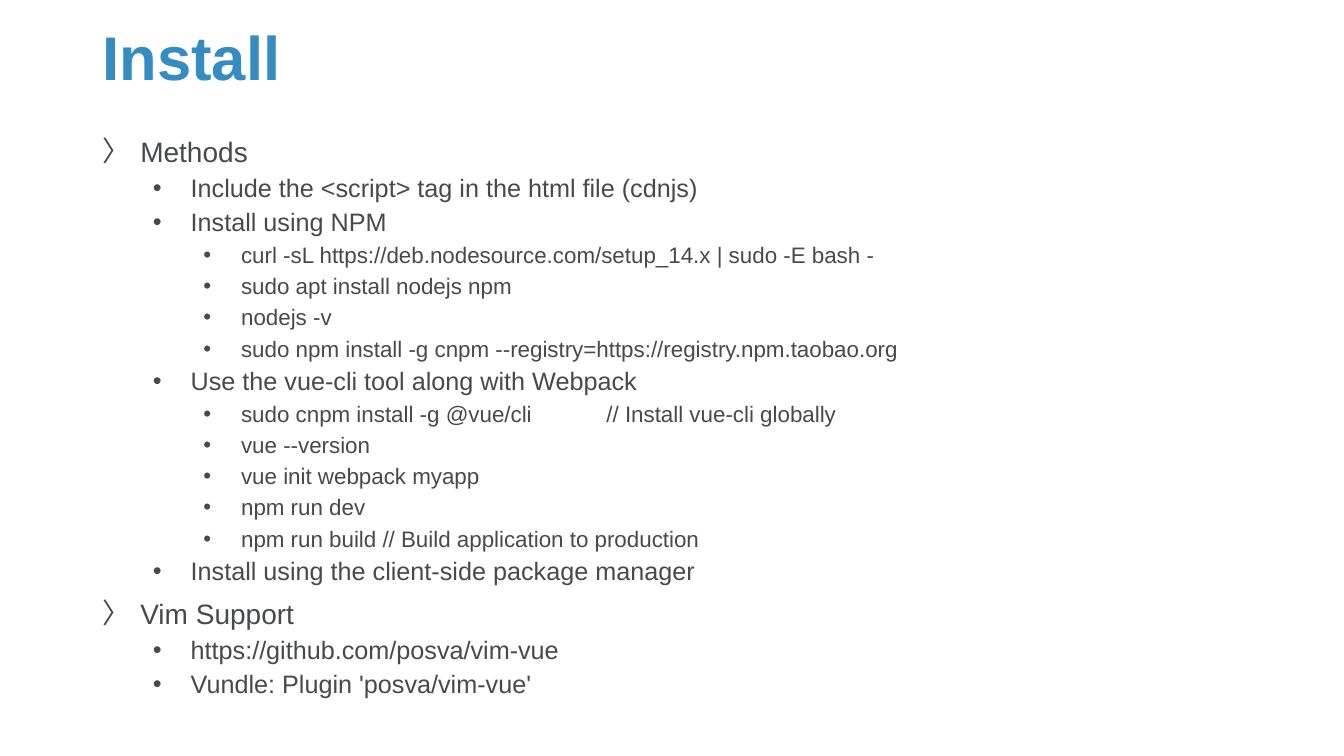
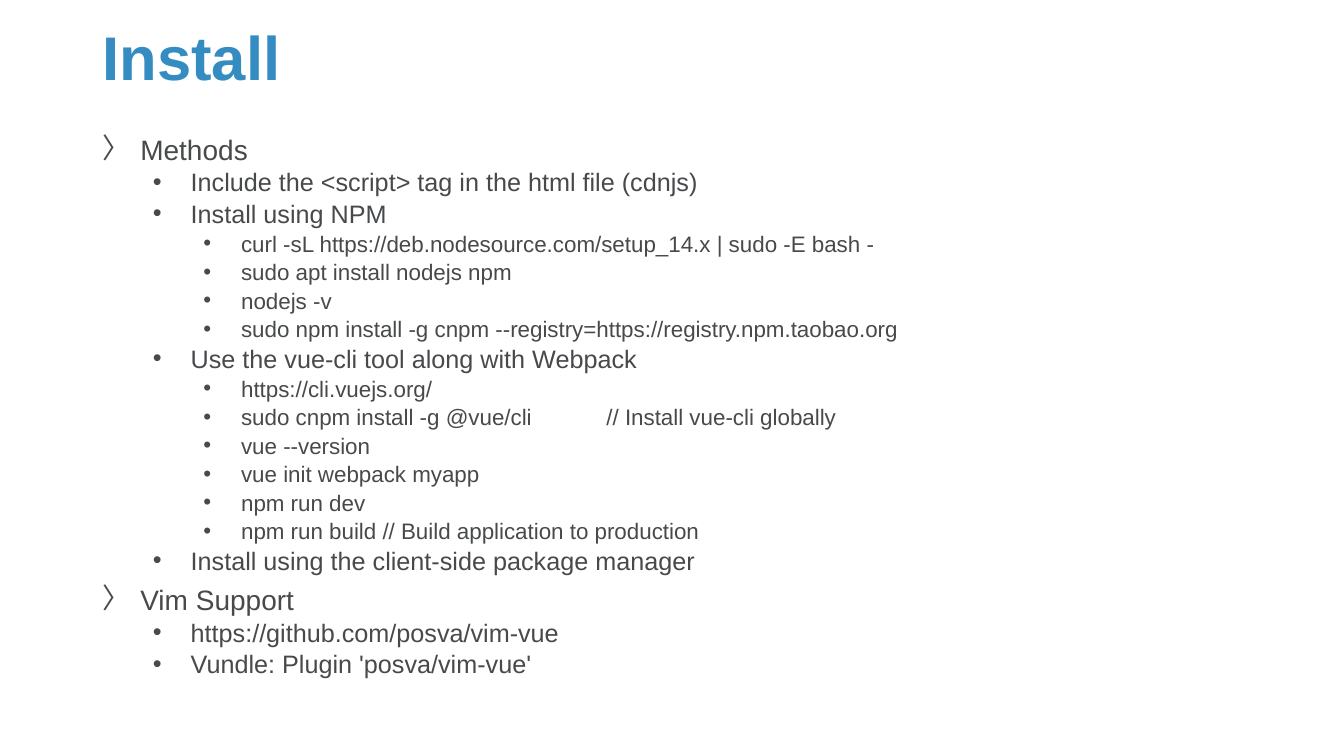
Before and after one commit to Sparks-Lu/TechNotes, a slide deck: slide 5 of Web/Vue-Notes.pptx (slide 4 before the commit). Drawn at 1344x756 pixels with LibreOffice and Linux fonts; fonts in the diff are those of the drawing; background and template pictures are left out. Boxes give left, top, right and bottom in pixels: in the first picture for what was removed or moved away, otherwise in the second. Text is boxed around its words. In the diff, an @@ line names an element or a change of style, - is before the commit and + after.

```diff
--- a/Web/Vue-Notes.pptx
+++ b/Web/Vue-Notes.pptx
@@ text at bbox=[140, 139, 897, 679]: line spacing 0.9 to 0.8 @@
@@ text at bbox=[241, 380, 432, 402]: paragraph added @@
+    • https://cli.vuejs.org/
```
Also in this commit, not shown: 6 other slides changed, 17 slides added, 28 other files.
